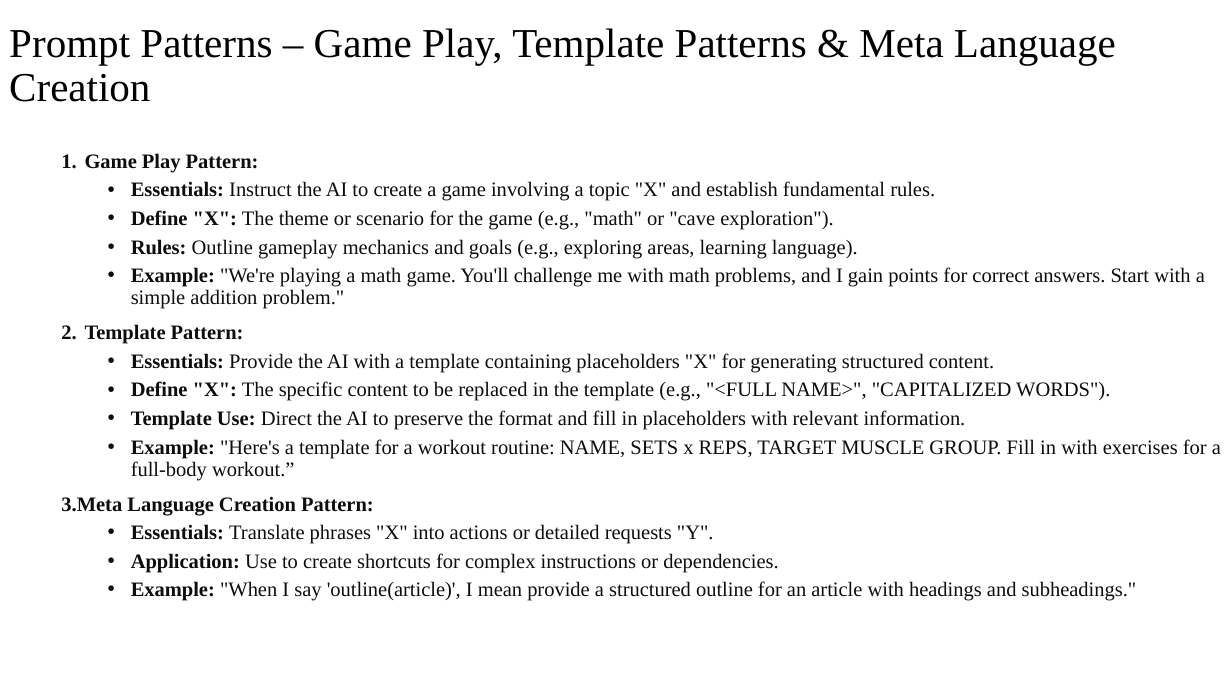
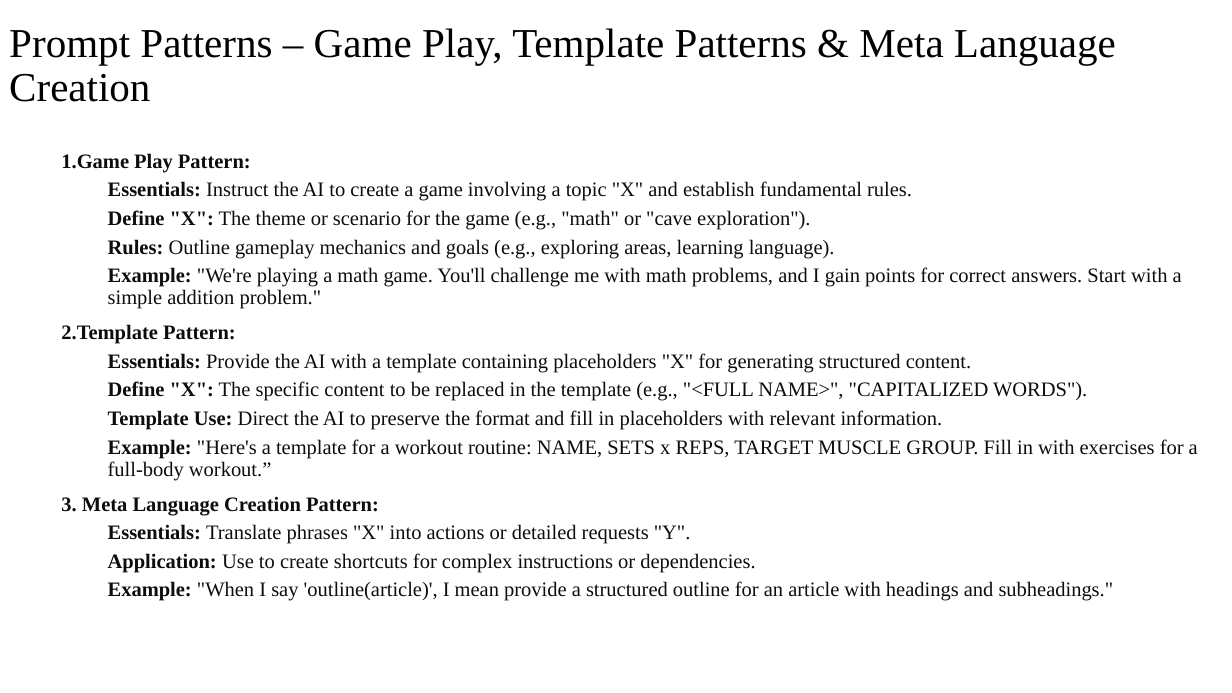
Before and after one commit to Humanitariansai/OPT, a slide deck: slide 17 of PROMPT_ENGINEERING_AND_AI/LLM-Intro_Prompting-SlideDecks_Videos_Quizzes/Introduction to LLMs and Prompting_Module1.pptx. Drawn at 1232x693 pixels with LibreOffice and Linux fonts; fonts in the diff are those of the drawing. Boxes give left, top, right and bottom in pixels: in the first picture for what was removed or moved away, otherwise in the second. Text is boxed around its words. In the diff, an @@ line names an element or a change of style, - is before the commit and + after.

```diff
--- a/PROMPT_ENGINEERING_AND_AI/LLM-Intro_Prompting-SlideDecks_Videos_Quizzes/Introduction to LLMs and Prompting_Module1.pptx
+++ b/PROMPT_ENGINEERING_AND_AI/LLM-Intro_Prompting-SlideDecks_Videos_Quizzes/Introduction to LLMs and Prompting_Module1.pptx
@@ text at (61, 153, 251, 173): text changed @@
-1. Game Play Pattern:
+1.Game Play Pattern:
@@ text at (108, 181, 1198, 601): bullet • to none @@
@@ text at (61, 324, 236, 344): text changed @@
-2. Template Pattern:
+2.Template Pattern:
@@ text at (61, 496, 379, 516): spaces changed @@
-  3.Meta Language Creation Pattern:
+  3. Meta Language Creation Pattern:
```
Also in this commit, not shown: 10 other slides changed, 7 slides added, 4 slides removed.
